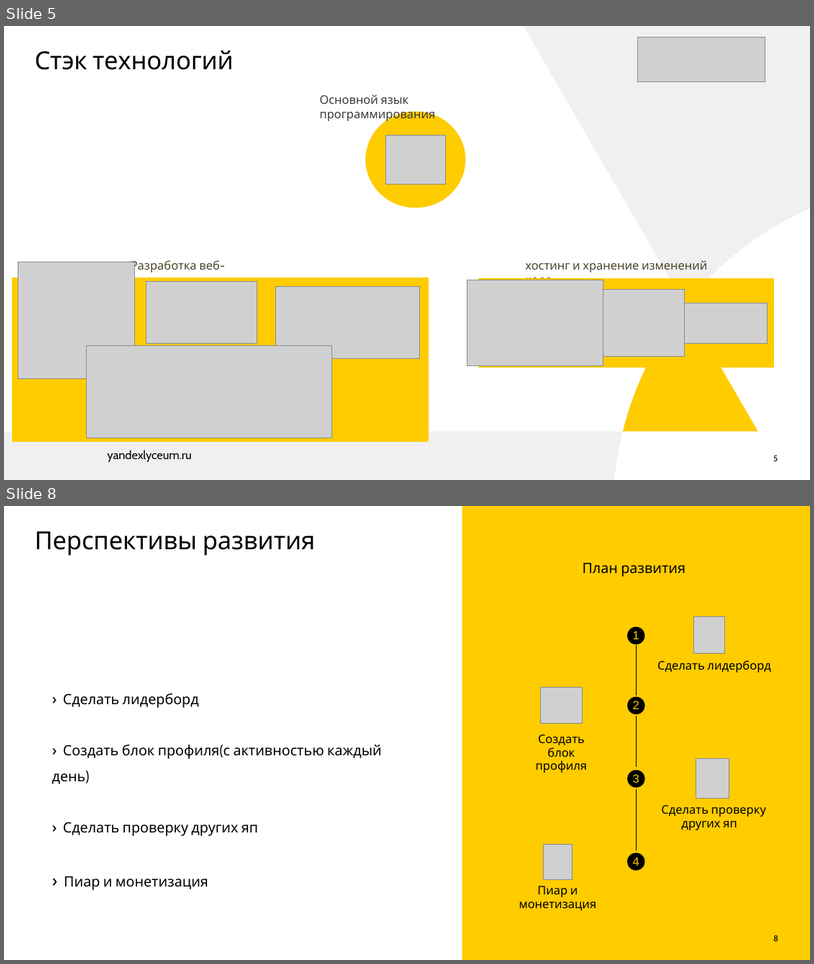
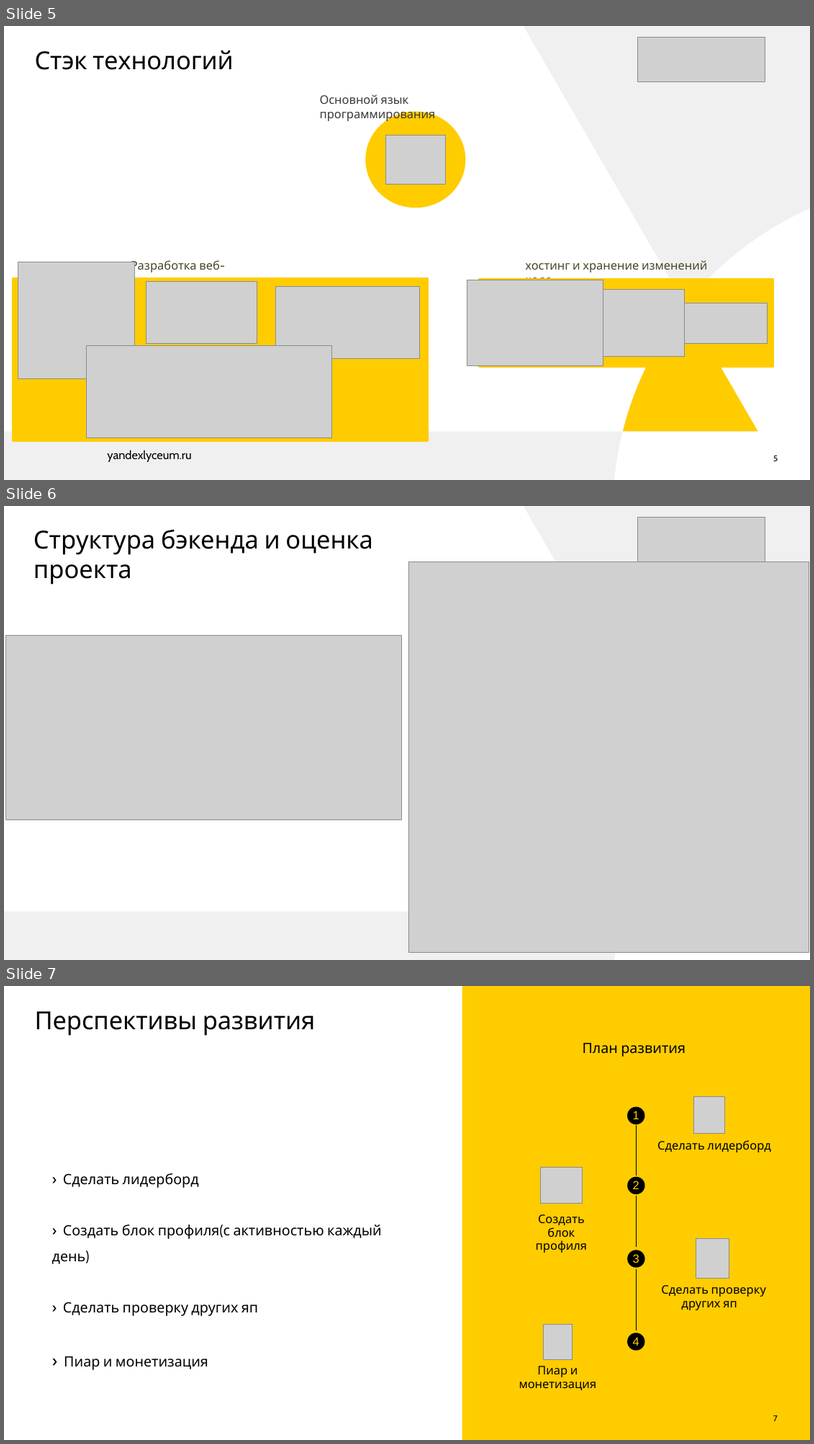
Before and after one commit to RadmirRamazanov/AreteLMS, a slide deck: docs/Presentation.pptx. Shown one above the other, each under a label of ours: slides 5 and 8 before the commit, slides 5, 6 and 7 after it; the slides between them are not shown. The pictures are 814x964 and 814x1444 pixels, drawn with LibreOffice and Linux fonts; fonts in the diff are those of the drawing; grey boxes stand for pictures. Boxes give left, top, right and bottom in pixels: in the first picture for what was removed or moved away, otherwise in the second. Text is boxed around its words. In the diff, an @@ line names an element or a change of style, - is before the commit and + after.

```diff
--- a/docs/Presentation.pptx
+++ b/docs/Presentation.pptx
@@ slide 6 added at <box>4,506,810,960</box>, background #FFFFFF; not listed: 2 template elements that a slide beside it also shows @@
@@ picture added at <box>638,517,765,561</box> @@
@@ title added at <box>34,529,373,584</box>, 42 pt, text #000000 @@
+Структура бэкенда и оценка проекта
@@ picture added at <box>409,561,809,952</box> @@
@@ picture added at <box>5,636,401,819</box> @@
@@ what was slide 8 is now slide 7 @@
@@ page number at <box>774,1415,778,1421</box>: text changed @@
-8
+7
```
Also in this commit, not shown: 2 slides changed, 2 slides removed.
